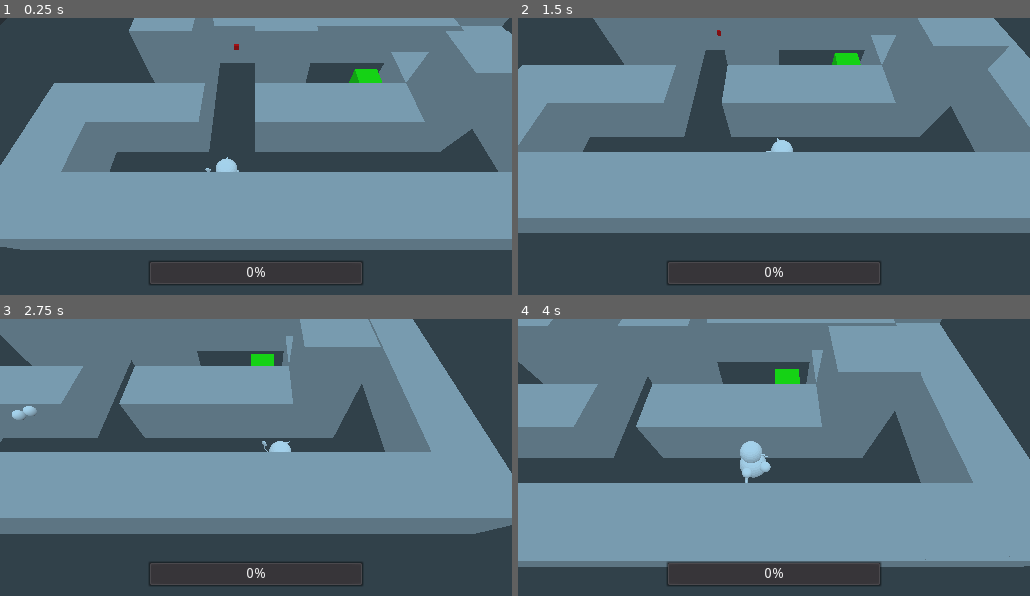
Above: before the commit, frames 1-4 (two rows, left to right).
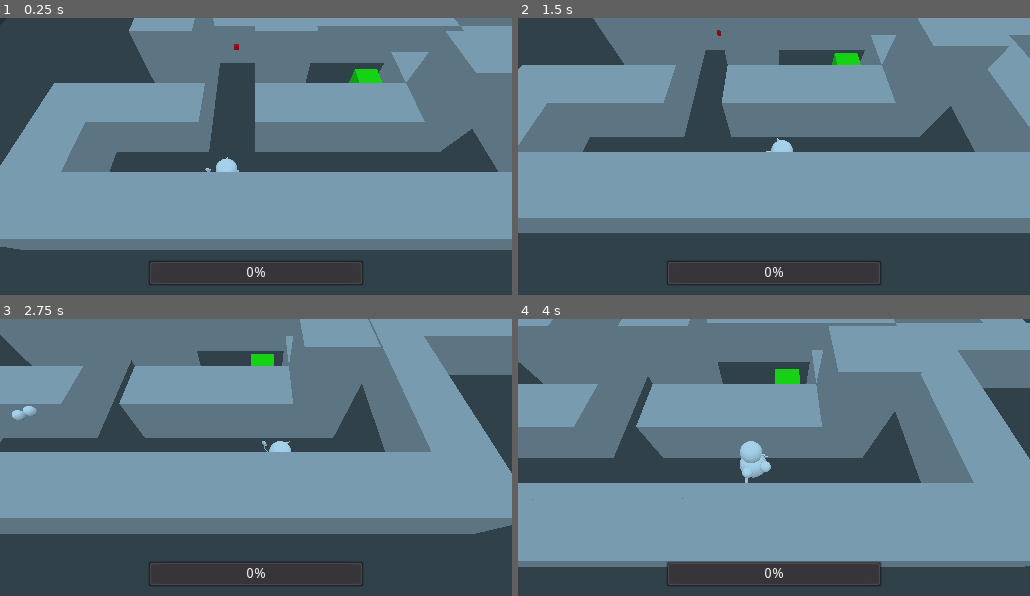
Above: after the commit, the same moments.

Repository: Altoc/crazy-christmas
Game: Godot game, scene res://scenes/Main.tscn
The game is run twice, just before and just after one commit, with the same random seed, the same clock (stepped at 60 frames per second) and the same inputs.
Inputs (mouse positions are in pixels of both pictures, inside the frame that each line leads up to):
- Up to frame 1 (0.25 s): no input
- Up to frame 2 (1.5 s): move the mouse to (886, 153) at 0.52 s; press the mouse at (886, 153) at 0.53 s; hold D (PlayerRight) 0.53-1.28 s; move the mouse to (671, 184) at 1.27 s; release the mouse at (671, 184) at 1.28 s; hold S (PlayerBackward) from 1.28 s (still down); click (671, 184) at 1.35 s
- Up to frame 3 (2.75 s): move the mouse to (307, 402) at 2.02 s; release S (PlayerBackward) at 2.03 s; press the mouse at (307, 402) at 2.03 s; hold D (PlayerRight) from 2.03 s (still down)
- Up to frame 4 (4 s): move the mouse to (748, 529) at 2.77 s; release D (PlayerRight) at 2.78 s; release the mouse at (748, 529) at 2.78 s; hold W (PlayerForward) 2.78-3.53 s; click (748, 529) at 2.85 s; move the mouse to (927, 512) at 3.52 s; press the mouse at (927, 512) at 3.53 s; hold A (PlayerLeft) from 3.53 s (still down)

The runs differ from the first frame. In frame 1, less than 0.1% of the frame differs, in the area x 98-100%, y 0-6%; in frame 2, 0.5%; in frame 3, 3.2%; in frame 4, 3.5%, in the area x 0-100%, y 0-90%.

Commit message:
multiple buttons and obstacles

Diff:
--- a/Crazy Christmas/scenes/level/Level01.tscn
+++ b/Crazy Christmas/scenes/level/Level01.tscn
@@ -38,6 +38,10 @@
 transform = Transform( 1, 0, 0, 0, 1, 0, 0, 0, 1, -20, 4, -10 )
 signalChannel = 0
 
+[node name="Button2" parent="Buttons" instance=ExtResource( 4 )]
+transform = Transform( 1, 0, 0, 0, 1, 0, 0, 0, 1, 18, 8, -8 )
+signalChannel = 1
+
 [node name="Walls" type="Spatial" parent="."]
 
 [node name="Wall" parent="Walls" instance=ExtResource( 1 )]
@@ -156,6 +160,42 @@
 
 [node name="Wall30" parent="Walls" instance=ExtResource( 1 )]
 transform = Transform( 1, 0, 0, 0, 1, 0, 0, 0, 1, 4, 2, -8 )
+
+[node name="Wall40" parent="Walls" instance=ExtResource( 1 )]
+transform = Transform( 1, 0, 0, 0, 1, 0, 0, 0, 1, 8, 2, -8 )
+
+[node name="Wall41" parent="Walls" instance=ExtResource( 1 )]
+transform = Transform( 1, 0, 0, 0, 1, 0, 0, 0, 1, 12, 2, -8 )
+
+[node name="Wall42" parent="Walls" instance=ExtResource( 1 )]
+transform = Transform( 1, 0, 0, 0, 1, 0, 0, 0, 1, 16, 2, -8 )
+
+[node name="Wall43" parent="Walls" instance=ExtResource( 1 )]
+transform = Transform( 1, 0, 0, 0, 1, 0, 0, 0, 1, 20, 2, -8 )
+
+[node name="Wall51" parent="Walls" instance=ExtResource( 1 )]
+transform = Transform( 1, 0, 0, 0, 1, 0, 0, 0, 1, 20, 6, -8 )
+
+[node name="Wall44" parent="Walls" instance=ExtResource( 1 )]
+transform = Transform( 1, 0, 0, 0, 1, 0, 0, 0, 1, 12, 2, -12 )
+
+[node name="Wall45" parent="Walls" instance=ExtResource( 1 )]
+transform = Transform( 1, 0, 0, 0, 1, 0, 0, 0, 1, 12, 2, -16 )
+
+[node name="Wall46" parent="Walls" instance=ExtResource( 1 )]
+transform = Transform( 1, 0, 0, 0, 1, 0, 0, 0, 1, 12, 2, -20 )
+
+[node name="Wall47" parent="Walls" instance=ExtResource( 1 )]
+transform = Transform( 1, 0, 0, 0, 1, 0, 0, 0, 1, 8, 2, -20 )
+
+[node name="Wall48" parent="Walls" instance=ExtResource( 1 )]
+transform = Transform( 1, 0, 0, 0, 1, 0, 0, 0, 1, 4, 2, -20 )
+
+[node name="Wall49" parent="Walls" instance=ExtResource( 1 )]
+transform = Transform( 1, 0, 0, 0, 1, 0, 0, 0, 1, 4, 6, -20 )
+
+[node name="Wall50" parent="Walls" instance=ExtResource( 1 )]
+transform = Transform( 1, 0, 0, 0, 1, 0, 0, 0, 1, 4, 6, -16 )
 
 [node name="Ramps" type="Spatial" parent="."]
 
@@ -163,5 +203,9 @@
 transform = Transform( -4.37114e-08, 0, 1, 0, 1, 0, -1, 0, -4.37114e-08, -28, 0, 4 )
 signalChannel = 0
 
+[node name="Ramp2" parent="Ramps" instance=ExtResource( 3 )]
+transform = Transform( -4.37114e-08, 0, 1, 0, 1, 0, -1, 0, -4.37114e-08, 8, 4, -20 )
+signalChannel = 1
+
 [node name="TeleportOut" parent="." instance=ExtResource( 2 )]
 transform = Transform( 1, 0, 0, 0, 1, 0, 0, 0, 1, -8, 3, -4 )
--- a/Crazy Christmas/scripts/Button.gd
+++ b/Crazy Christmas/scripts/Button.gd
@@ -13,15 +13,18 @@
 
 ##REFS
 onready var animPlayer = get_node("AnimationPlayer")
-onready var currState = STATES.UNPRESSED
+onready var meshInstance = get_node("MeshInstance")
 
 ##MEMVARS
+onready var currState = STATES.UNPRESSED
 export var signalChannel = -1
 
 ##FUNCS
 
 func _ready():
-	get_node("MeshInstance").get_surface_material(0).albedo_color = GLOBALS.COLOR_RED
+	#make mesh unique so changing color doenst effect other buttons
+	meshInstance.set_surface_material(0, meshInstance.get_active_material(0).duplicate(true))
+	meshInstance.get_surface_material(0).albedo_color = GLOBALS.COLOR_RED
 
 func press():
 	setState(STATES.PRESSED)
@@ -33,7 +36,7 @@
 			STATES.UNPRESSED:
 				pass
 			STATES.PRESSED:
-				get_node("MeshInstance").get_surface_material(0).albedo_color = GLOBALS.COLOR_GREEN
+				meshInstance.get_surface_material(0).albedo_color = GLOBALS.COLOR_GREEN
 				SIGNAL_BUS.emit_signal("obstacleAction", 1, signalChannel)
 				pass
 
